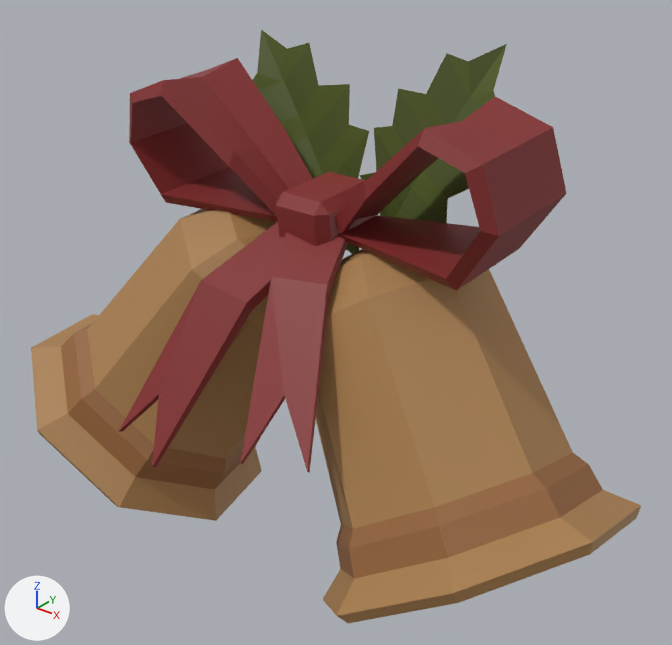
The glTF model assets/glbAsset2/bell.glb, before and after one commit.
Both versions are drawn from a camera (50 mm lens) standing at (0.24, -0.338, 0.147) and looking at (0.013, -0.054, -0.029). Every picture has the same lights, and +X, +Y and +Z are marked at lower left. Where no turn or scale is listed for an object, it has been applied to the vertices.

In view in the first picture: 'bell_c_christmas'.
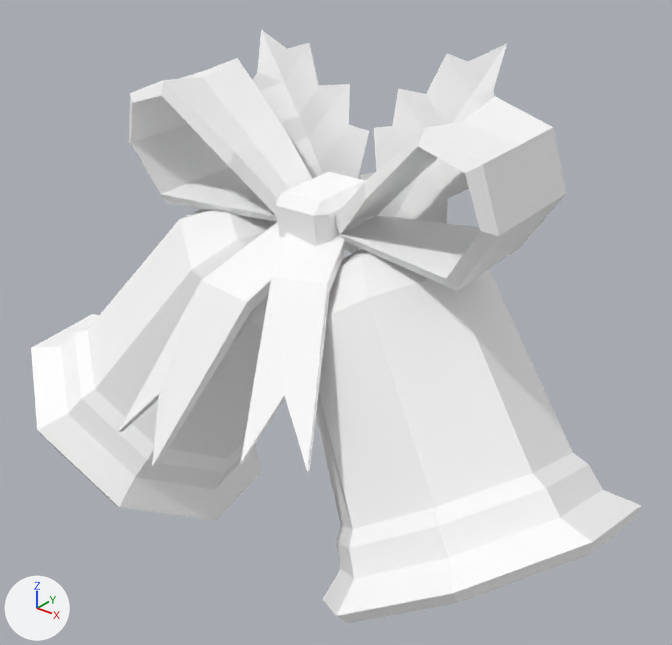
The change, as a diff of the scene's bpy script:
```diff
--- a/assets/glbAsset2/bell.glb.py
+++ b/assets/glbAsset2/bell.glb.py
@@ mat_default_material @@
+mat_default_material = principled_material('Default_Material')
+mat_default_material.base_color = (1.0, 1.0, 1.0)  # white #ffffff
+mat_default_material.roughness = 0.553
@@ me_scene_001 @@
 me_scene_001.from_pydata(...)  # 455 vertices, 854 faces; spans x -0.156..0.148, y -0.137..0.0, z -0.149..0.088
-me_scene_001.materials.append(mat_universal_a_001)
+me_scene_001.materials.append(mat_default_material)  # white #ffffff
```

Boxes [x1, y1, x2, y2] around the edits, measured in the pictures (672 x 645 px):
'bell_c_christmas', recoloured: [31, 30, 641, 623] in both
